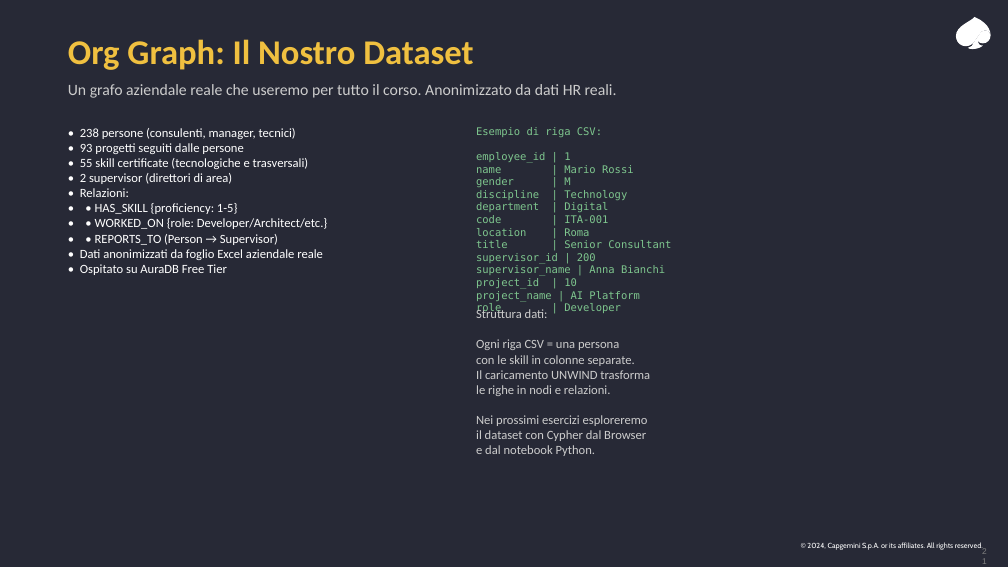
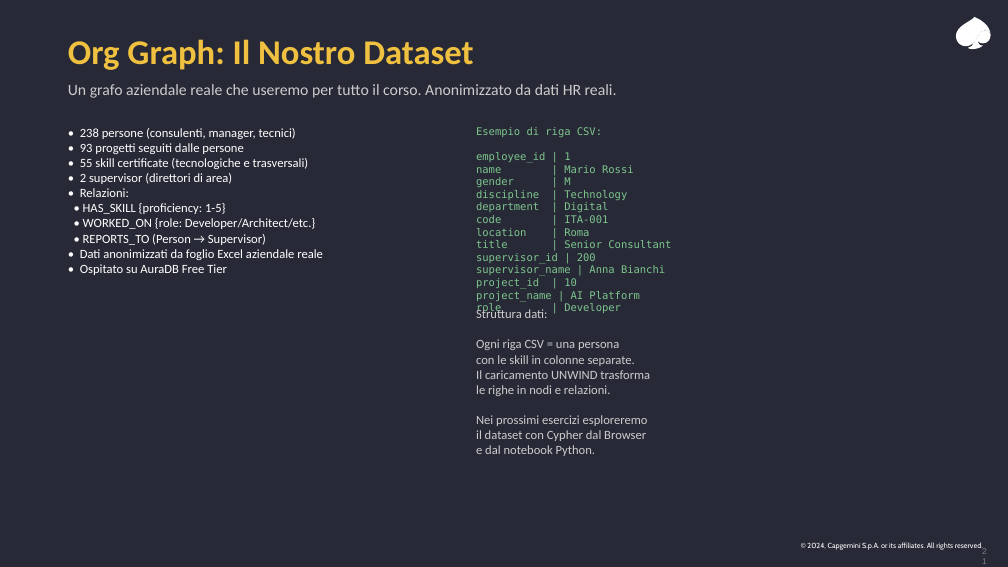
Before and after one commit to leobcc/neo4j-training-course-material, a slide deck: slide 21 of slides/session-01/session-01.pptx. Drawn at 1008x567 pixels with LibreOffice and Linux fonts; fonts in the diff are those of the drawing. Boxes give left, top, right and bottom in pixels: in the first picture for what was removed or moved away, otherwise in the second. Text is boxed around its words. In the diff, an @@ line names an element or a change of style, - is before the commit and + after.

```diff
--- a/slides/session-01/session-01.pptx
+++ b/slides/session-01/session-01.pptx
@@ text at <box>83,203,315,245</box>: text changed @@
-• • HAS_SKILL {proficiency: 1-5}
-• • WORKED_ON {role: Developer/Architect/etc.}
-• • REPORTS_TO (Person → Supervisor)
+• HAS_SKILL {proficiency: 1-5}
+• WORKED_ON {role: Developer/Architect/etc.}
+• REPORTS_TO (Person → Supervisor)
```
Also in this commit, not shown: 10 other slides changed.
